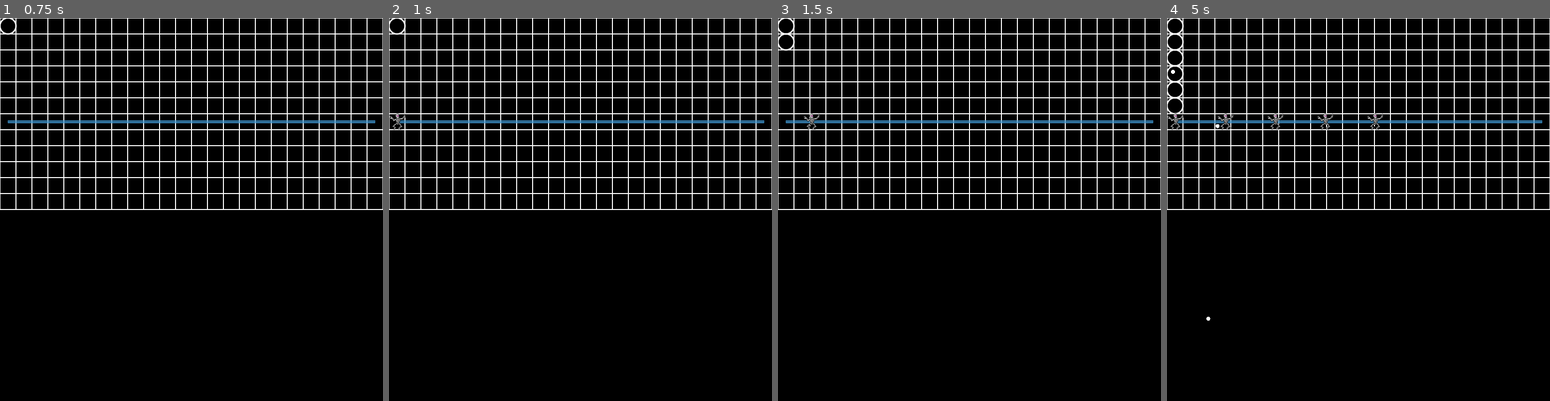
Above: before the commit, frames 1-4 (left to right).
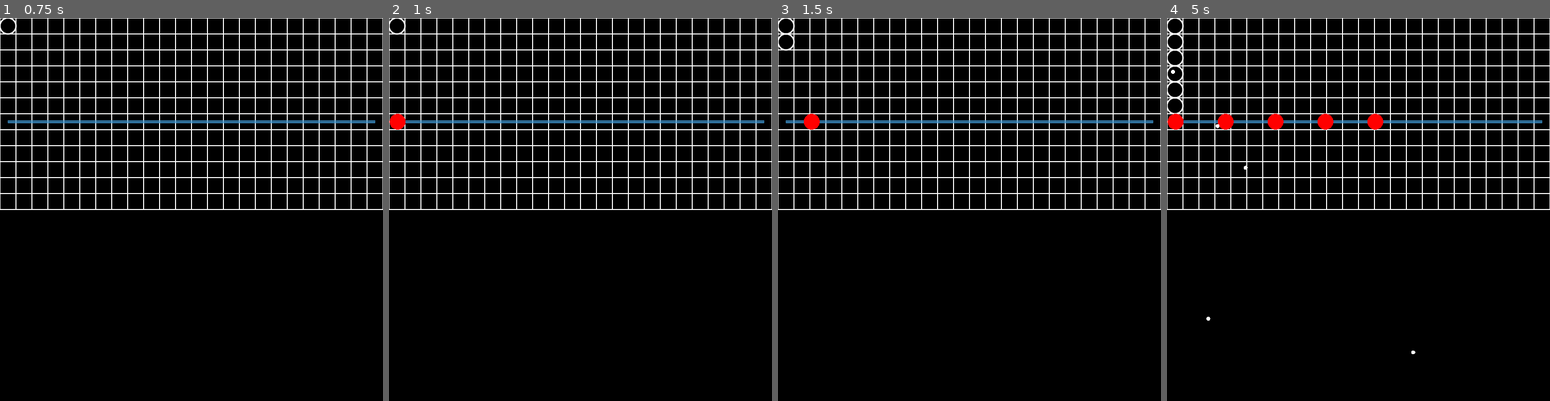
Above: after the commit, the same moments.

Repository: p42ul/Towers
Game: Godot game, scene res://Main.tscn
Two runs of this game, one before a commit and one after it. Both use one fixed random seed, a clock stepped at 60 frames per second and the inputs below.
Inputs (mouse positions are in pixels of both pictures, inside the frame that each line leads up to):
- Up to frame 1 (0.75 s): tap Enter at 0.5 s; move the mouse to (3, 21) at 0.52 s; press the mouse at (3, 21) at 0.53 s
- Up to frame 2 (1 s): no input
- Up to frame 3 (1.5 s): move the mouse to (781, 37) at 1.27 s; release the mouse at (781, 37) at 1.28 s; right-click (781, 37) at 1.35 s; click (781, 37) at 1.42 s
- Up to frame 4 (5 s): move the mouse to (1170, 52) at 2.02 s; press the mouse at (1170, 52) at 2.03 s; move the mouse to (1170, 71) at 2.77 s; release the mouse at (1170, 71) at 2.78 s; right-click (1170, 71) at 2.85 s; click (1170, 71) at 2.92 s; move the mouse to (1170, 86) at 3.52 s; press the mouse at (1170, 86) at 3.53 s; move the mouse to (1170, 102) at 4.27 s; release the mouse at (1170, 102) at 4.28 s; right-click (1170, 102) at 4.35 s; click (1170, 102) at 4.42 s

Frame 1 is identical in both runs. In frame 2, 0.1% of the frame differs, in the area x 0-5%, y 25-30%; in frame 3, 0.1%; in frame 4, 0.7%, in the area x 0-65%, y 25-88%.

Commit message:
No more sprites! Only drawing functions

Diff:
--- a/mob/Mob.gd
+++ b/mob/Mob.gd
@@ -2,9 +2,13 @@
 
 export var speed = 100
 export var health = 50
+var radius = 0
 
 signal reached_end
 
+func _ready():
+	self.radius = GridController.grid_node_diameter / 2
+	$Area2D/CollisionShape2D.shape.radius = self.radius
 
 func _process(delta):
 	self.offset += delta * speed
@@ -19,3 +23,6 @@
 	self.health -= area.damage
 	if self.health <= 0:
 		self.queue_free()
+
+func _draw():
+	draw_circle(Vector2.ZERO, self.radius, Color.red)
--- a/mob/Mob.tscn
+++ b/mob/Mob.tscn
@@ -1,20 +1,14 @@
-[gd_scene load_steps=4 format=2]
+[gd_scene load_steps=3 format=2]
 
-[ext_resource path="res://assets/DungeonCrawl_ProjectUtumnoTileset.png" type="Texture" id=1]
 [ext_resource path="res://mob/Mob.gd" type="Script" id=2]
 
-[sub_resource type="RectangleShape2D" id=1]
-extents = Vector2( 16, 16 )
+[sub_resource type="CircleShape2D" id=1]
+radius = 1.0
 
 [node name="Mob" type="PathFollow2D" groups=["mob"]]
 loop = false
 lookahead = 20.0
 script = ExtResource( 2 )
-
-[node name="Sprite" type="Sprite" parent="."]
-texture = ExtResource( 1 )
-region_enabled = true
-region_rect = Rect2( 672, 256, 32, 32 )
 
 [node name="Area2D" type="Area2D" parent="."]
 collision_mask = 0
Binary file removed: assets/DungeonCrawl_ProjectUtumnoTileset.png
Not shown, removed: assets/DungeonCrawl_ProjectUtumnoTileset.png.import
